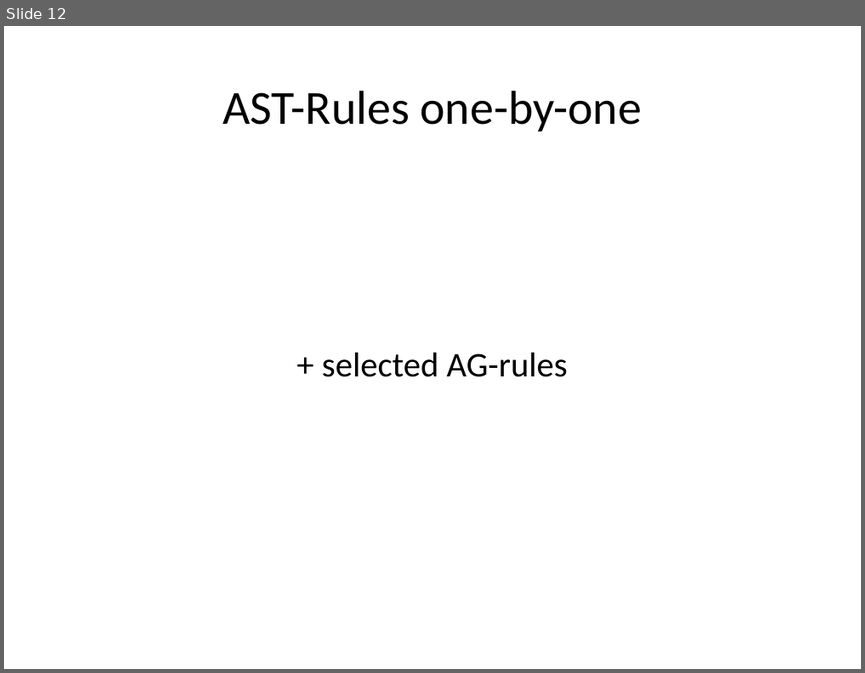
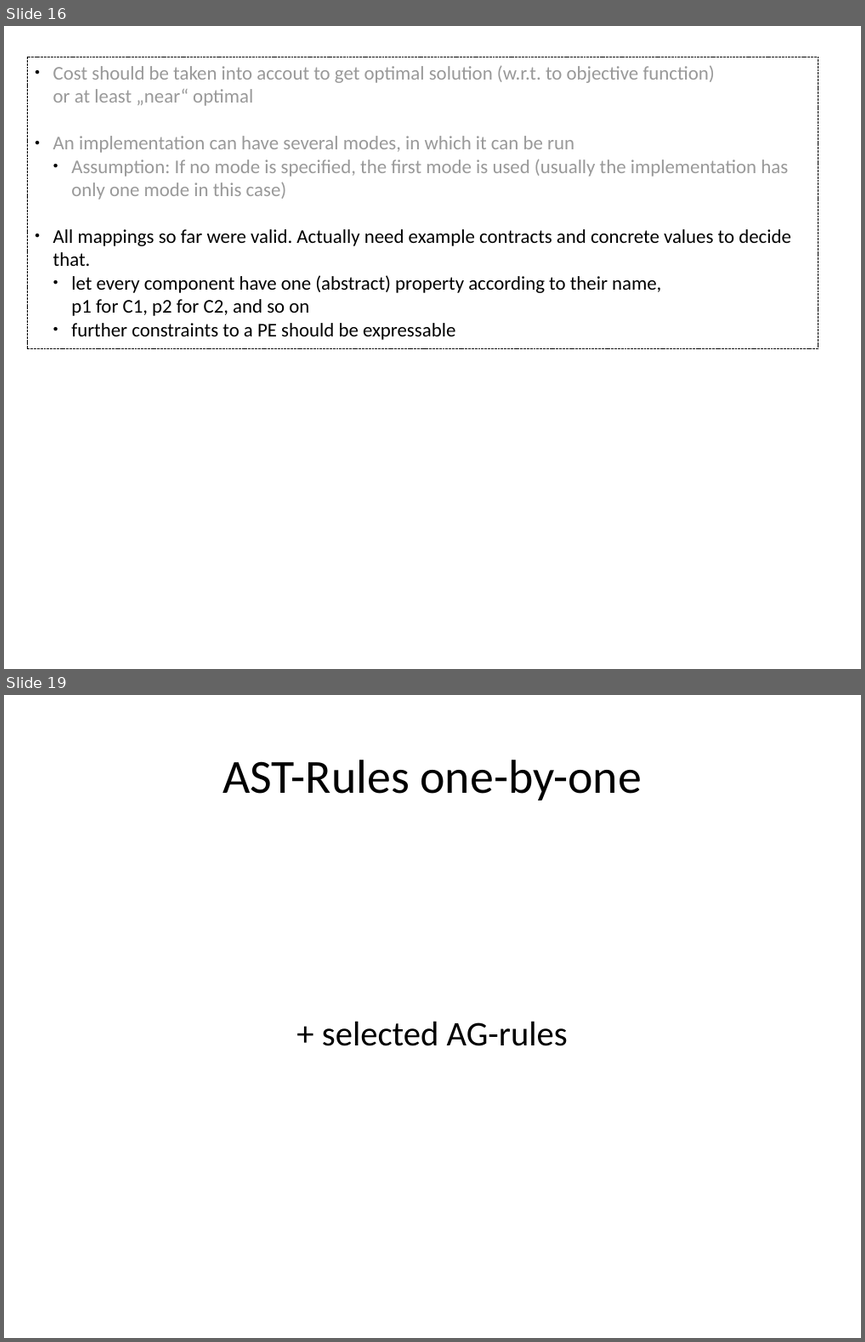
Before and after one commit to rene-schoene/racr-mquat, a slide deck: doc/the-model.odp. Shown one above the other, each under a label of ours: slide 12 before the commit, slides 16 and 19 after it; the slides between them are not shown. The pictures are 865x673 and 865x1342 pixels, drawn with LibreOffice and Linux fonts; fonts in the diff are those of the drawing. Boxes give left, top, right and bottom in pixels: in the first picture for what was removed or moved away, otherwise in the second. Text is boxed around its words. In the diff, an @@ line names an element or a change of style, - is before the commit and + after.

```diff
--- a/doc/the-model.odp
+++ b/doc/the-model.odp
@@ slide 16 added at bbox=[4, 26, 861, 669], background #FFFFFF @@
@@ rectangle added at bbox=[27, 57, 819, 349], outline #000000 0 pt, 18 pt, text #999999 @@
+● Cost should be taken into accout to get optimal solution (w.r.t. to objective function)
+  or at least „near“ optimal
+● An implementation can have several modes, in which it can be run
+  ● Assumption: If no mode is specified, the first mode is used (usually the implementation has only one mode in this case)
+● All mappings so far were valid. Actually need example contracts and concrete values to decide that.
+  ● let every component have one (abstract) property according to their name,
+    p1 for C1, p2 for C2, and so on
+  ● further constraints to a PE should be expressable
@@ what was slide 12 is now slide 19 @@
```
Also in this commit, not shown: 22 slides changed, 6 other slides added, 1 other file.
